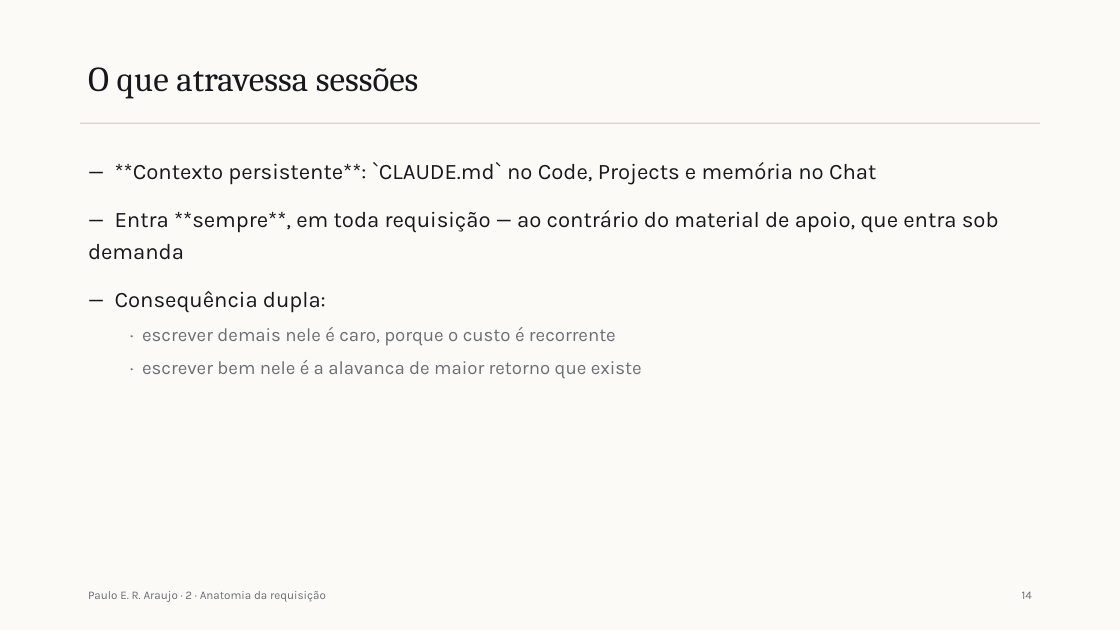
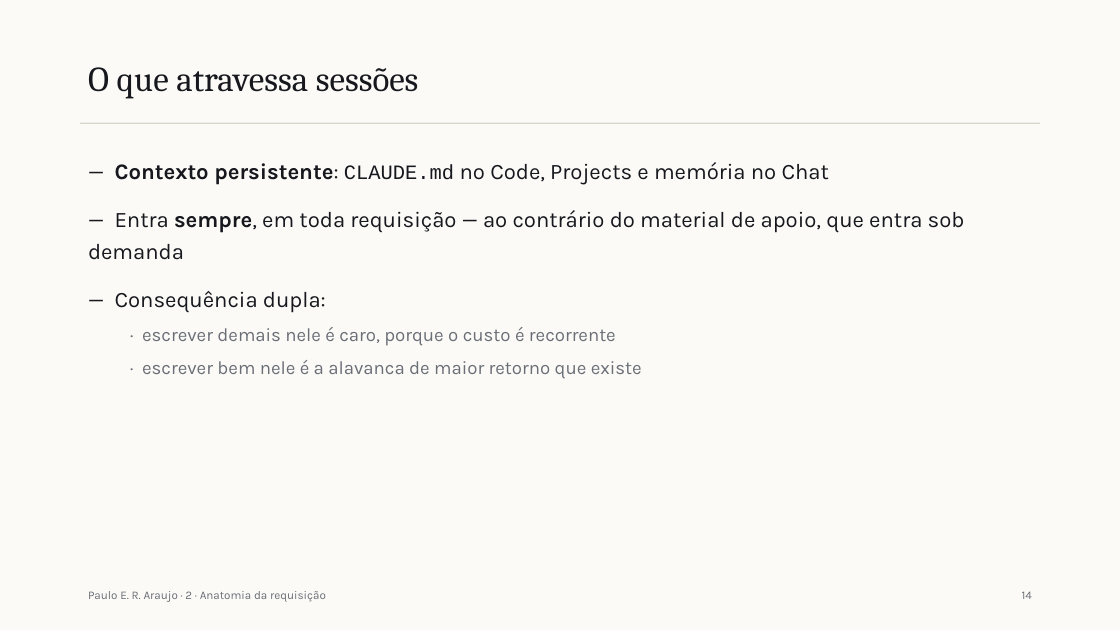
Before and after one commit to pumba-dev/claude-guide, a slide deck: slide 17 of slides/saida/aula-1.pptx. Drawn at 1120x630 pixels with LibreOffice and Linux fonts; fonts in the diff are those of the drawing. Boxes give left, top, right and bottom in pixels: in the first picture for what was removed or moved away, otherwise in the second. Text is boxed around its words. In the diff, an @@ line names an element or a change of style, - is before the commit and + after.

```diff
--- a/slides/saida/aula-1.pptx
+++ b/slides/saida/aula-1.pptx
@@ text at [88,162,965,260]: text changed @@
-— **Contexto persistente**: `CLAUDE.md` no Code, Projects e memória no Chat
-— Entra **sempre**, em toda requisição — ao contrário do material de apoio, que entra sob demanda
+— Contexto persistente: CLAUDE.md no Code, Projects e memória no Chat
+— Entra sempre, em toda requisição — ao contrário do material de apoio, que entra sob demanda
```
Also in this commit, not shown: 24 other slides changed, 6 other files.
